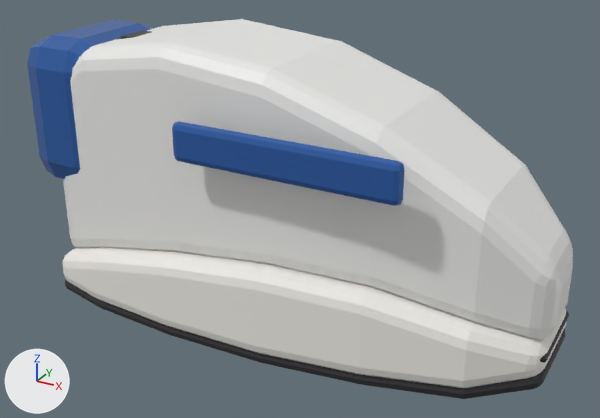
What one commit did to the glTF model assets/kona-heritage/shoes/nike-vaporfly-next-study.glb.
One viewpoint serves both versions: a camera (50 mm lens) standing at (0.244, -0.425, 0.299) and looking at (0.012, -0.003, 0.088). Lighting does not change. The marker at lower left points along +X, +Y and +Z. The first picture is the older version. Where no turn or scale is listed for an object, it has been applied to the vertices. Vertices at exactly the same position are counted once.

Objects in the first picture: 'nike-vaporfly-next-study_CARBON_FLYPLATE', 'nike-vaporfly-next-study_HEEL_COUNTER', 'nike-vaporfly-next-study_MIDSOLE', 'nike-vaporfly-next-study_MUSEUM_ID_PANEL', 'nike-vaporfly-next-study_OUTSOLE', 'nike-vaporfly-next-study_UPPER' and 1 more.
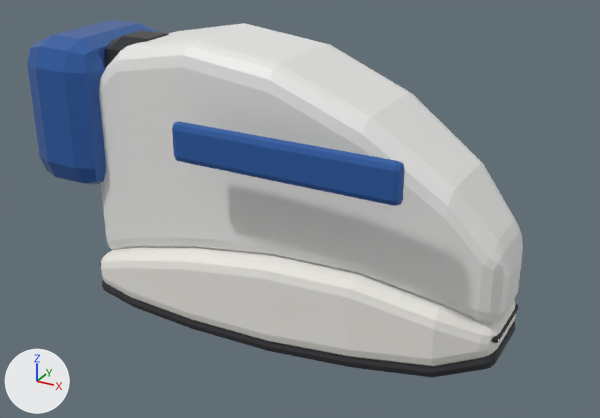
Changed parts and their boxes (x1, y1, x2, y2) in the pictures (600 x 418 px):
'nike-vaporfly-next-study_UPPER', reshaped (17% narrower)
    before: (63, 19, 573, 340)
    after: (99, 23, 523, 325)
'nike-vaporfly-next-study_MIDSOLE', reshaped (17% narrower, 15% shorter)
    before: (63, 247, 566, 388)
    after: (101, 247, 516, 366)
'nike-vaporfly-next-study_OUTSOLE', rescaled (17% narrower, 18% shorter)
    before: (65, 279, 565, 399)
    after: (102, 280, 515, 378)
'nike-vaporfly-next-study_CARBON_FLYPLATE', rescaled
    before: (540, 311, 569, 362)
    after: (100, 263, 519, 343)

The change, as a diff of the scene's bpy script:
```diff
--- a/assets/kona-heritage/shoes/nike-vaporfly-next-study.glb.py
+++ b/assets/kona-heritage/shoes/nike-vaporfly-next-study.glb.py
@@ me_nike_vaporfly_next_study_carbon_flyplate_mesh @@
 # used by ob_nike_vaporfly_next_study_carbon_flyplate; location = (0.0, 0.0, 0.0)
-me_nike_vaporfly_next_study_carbon_flyplate_mesh.from_pydata(...)  # 176 vertices, 348 faces; spans x -0.158..0.178, y -0.056..0.056, z 0.025..0.051
+me_nike_vaporfly_next_study_carbon_flyplate_mesh.from_pydata(...)  # 176 vertices, 348 faces; spans x -0.133..0.15, y -0.045..0.045, z 0.025..0.051
+# me_nike_vaporfly_next_study_carbon_flyplate_mesh part 1: the whole mesh is scaled about the mesh origin by (0.839, 0.781, 0.999)
 me_nike_vaporfly_next_study_carbon_flyplate_mesh.materials.append(mat_mat_carbon)
@@ me_nike_vaporfly_next_study_midsole_mesh @@
 # used by ob_nike_vaporfly_next_study_midsole; location = (0.0, 0.0, 0.0)
-me_nike_vaporfly_next_study_midsole_mesh.from_pydata(...)  # 174 vertices, 344 faces; spans x -0.158..0.178, y -0.064..0.064, z 0.01..0.072
+me_nike_vaporfly_next_study_midsole_mesh.from_pydata(...)  # 174 vertices, 344 faces; spans x -0.133..0.15, y -0.05..0.05, z 0.01..0.072
+# me_nike_vaporfly_next_study_midsole_mesh part 2: 174 of 174 vertices moved; they spanned x -0.158..0.178, y -0.064..0.064, z 0.01..0.072 and now span x -0.133..0.15, y -0.05..0.05, z 0.01..0.072; mean shift (-0.002, 0.0, 0.0)
 me_nike_vaporfly_next_study_midsole_mesh.materials.append(mat_mat_zoomx)
@@ me_nike_vaporfly_next_study_outsole_mesh @@
 # used by ob_nike_vaporfly_next_study_outsole; location = (0.0, 0.0, 0.0)
-me_nike_vaporfly_next_study_outsole_mesh.from_pydata(...)  # 176 vertices, 348 faces; spans x -0.158..0.178, y -0.061..0.061, z 0.004..0.035
+me_nike_vaporfly_next_study_outsole_mesh.from_pydata(...)  # 176 vertices, 348 faces; spans x -0.133..0.15, y -0.048..0.048, z 0.004..0.035
+# me_nike_vaporfly_next_study_outsole_mesh part 3: the whole mesh is scaled about the mesh origin by (0.838, 0.77, 0.996)
 me_nike_vaporfly_next_study_outsole_mesh.materials.append(mat_mat_outsole)
@@ me_nike_vaporfly_next_study_upper_mesh @@
 # used by ob_nike_vaporfly_next_study_upper; location = (0.0, 0.0, 0.0)
-me_nike_vaporfly_next_study_upper_mesh.from_pydata(...)  # 176 vertices, 348 faces; spans x -0.158..0.178, y -0.052..0.052, z 0.035..0.194
+me_nike_vaporfly_next_study_upper_mesh.from_pydata(...)  # 176 vertices, 348 faces; spans x -0.133..0.15, y -0.041..0.041, z 0.035..0.194
+# me_nike_vaporfly_next_study_upper_mesh part 4: 176 of 176 vertices moved; they spanned x -0.158..0.178, y -0.052..0.052, z 0.035..0.194 and now span x -0.133..0.15, y -0.041..0.041, z 0.035..0.194; mean shift (-0.002, 0.0, 0.0)
 me_nike_vaporfly_next_study_upper_mesh.materials.append(mat_mat_engineered_mesh)
```
